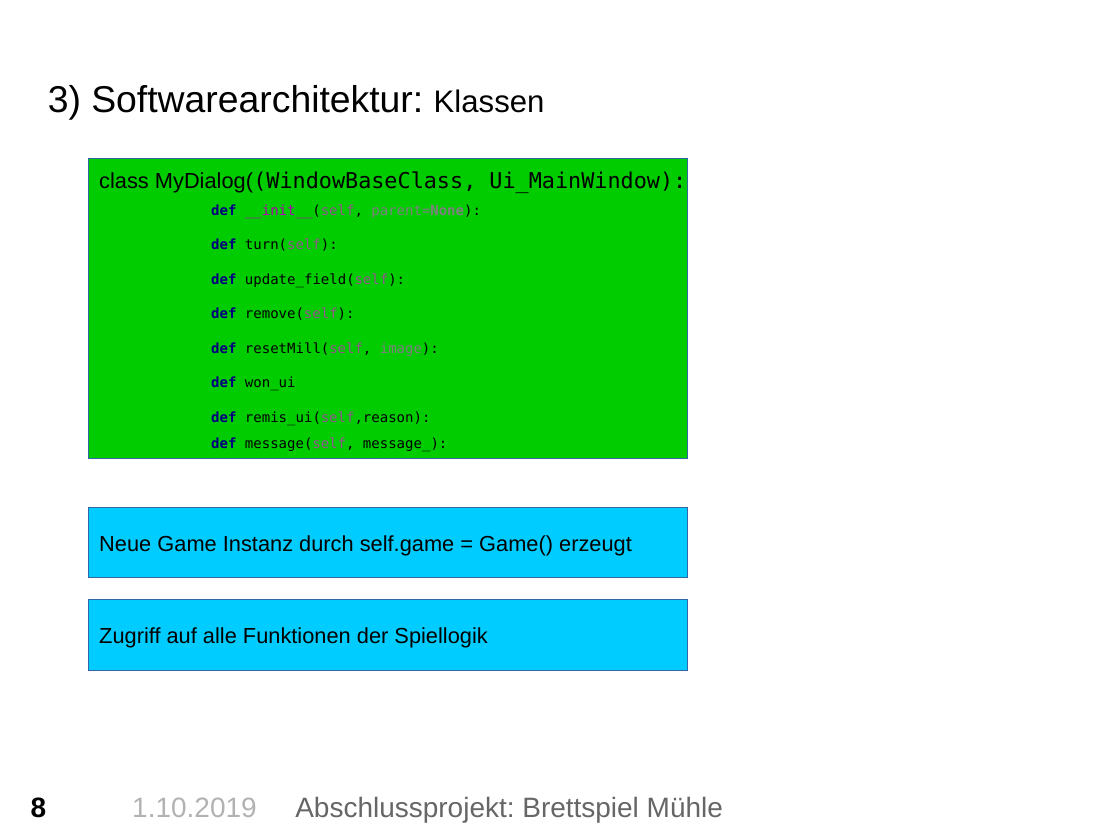
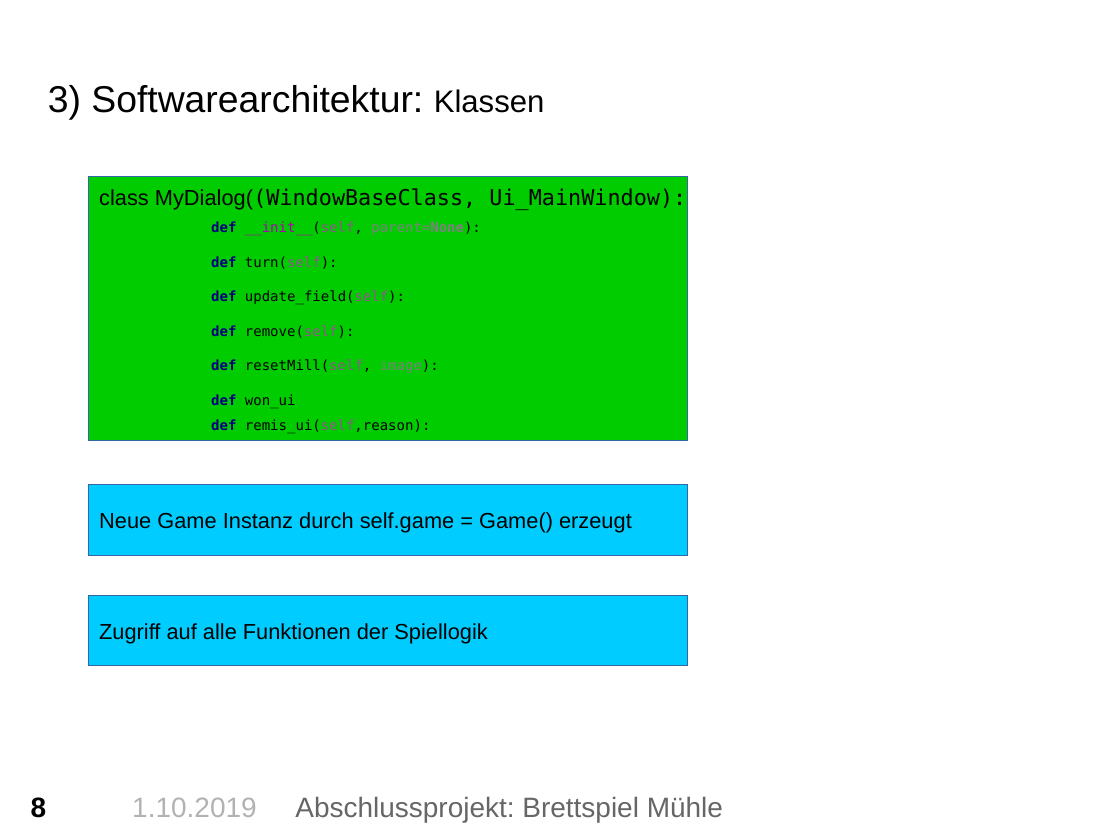
Before and after one commit to alicekre/Python_Muehle, a slide deck: slide 8 of PräsentationPython.pptx. Drawn at 1120x840 pixels with LibreOffice and Linux fonts; fonts in the diff are those of the drawing; background and template pictures are left out. Boxes give left, top, right and bottom in pixels: in the first picture for what was removed or moved away, otherwise in the second. Text is boxed around its words. In the diff, an @@ line names an element or a change of style, - is before the commit and + after.

Commit message:
formatting playing field, playing field in presentation

```diff
--- a/PräsentationPython.pptx
+++ b/PräsentationPython.pptx
@@ rectangle "class MyDialog((WindowBaseClass, Ui_MainWindow):" resized from (x1=88, y1=159, x2=688, y2=459) to (x1=88, y1=176, x2=688, y2=440) @@
@@ text in rectangle at (x1=211, y1=419, x2=431, y2=434): less space between paragraphs @@
@@ text in rectangle at (x1=211, y1=437, x2=447, y2=451): paragraph removed @@
-def message(self, message_):
@@ rectangle "Neue Game Instanz durch self.game ..." moved from (x1=88, y1=507, x2=688, y2=578) to (x1=88, y1=485, x2=688, y2=556) @@
@@ rectangle "Zugriff auf alle Funktionen der ..." moved from (x1=88, y1=599, x2=688, y2=670) to (x1=88, y1=595, x2=688, y2=665) @@
```
Also in this commit, not shown: 5 other slides changed, 2 other files.
